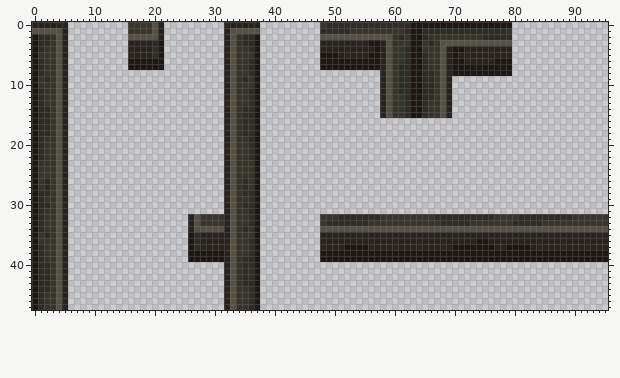
A sprite sheet gets an edit: TimeStealer/Resources/Curb.png. Above, as it was before the edit.
The file is 96x48 pixels. Colours within 5 levels of each other are drawn and written as one.
Now the later version:
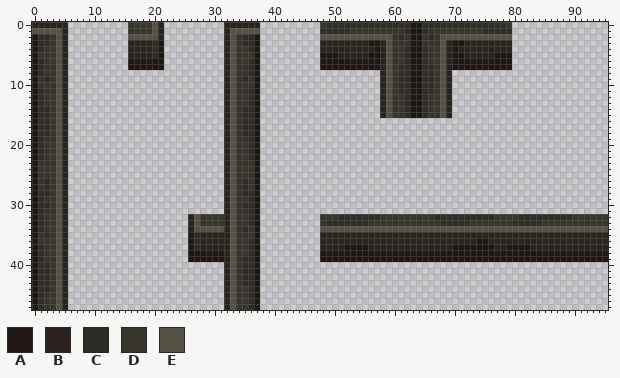
Palette (. is transparent): A #1f1714  B #2a221f  C #2d2c27  D #37342b  E #555145
What changed:
{"y":0,"x":65,"old":"AAAAAAAAAAAAAAA","new":"CCCCCCCCCCCCCCD"}
{"y":1,"x":66,"old":"CCCCCCCCC","new":"DDDDDDDDD"}
{"y":1,"x":79,"old":"D","new":"C"}
{"y":2,"x":65,"old":"CD","new":"DC"}
{"y":2,"x":68,"old":"DDDDDDDCCCCC","new":"EEEEEEEEEEEE"}
{"y":3,"x":66,"old":"C","new":"D"}
{"y":3,"x":69,"old":"EEEEEEEEEEE","new":"BAABBBBBBBB"}
{"y":4,"x":65,"old":"D","new":"C"}
{"y":4,"x":71,"old":"A","new":"B"}
{"y":5,"x":71,"old":"B","new":"A"}
{"y":5,"x":77,"old":"BBB","new":"AAA"}
{"y":6,"x":72,"old":"BBBBB","new":"AAAAA"}
{"y":7,"x":66,"old":"D","new":"C"}
{"y":8,"x":70,"old":"AAAAAAAAAA","new":".........."}
{"y":12,"x":66,"old":"C","new":"D"}
{"label":"changed","picture_box":[422,22,512,76]}
{"label":"changed","picture_box":[428,94,434,100]}
